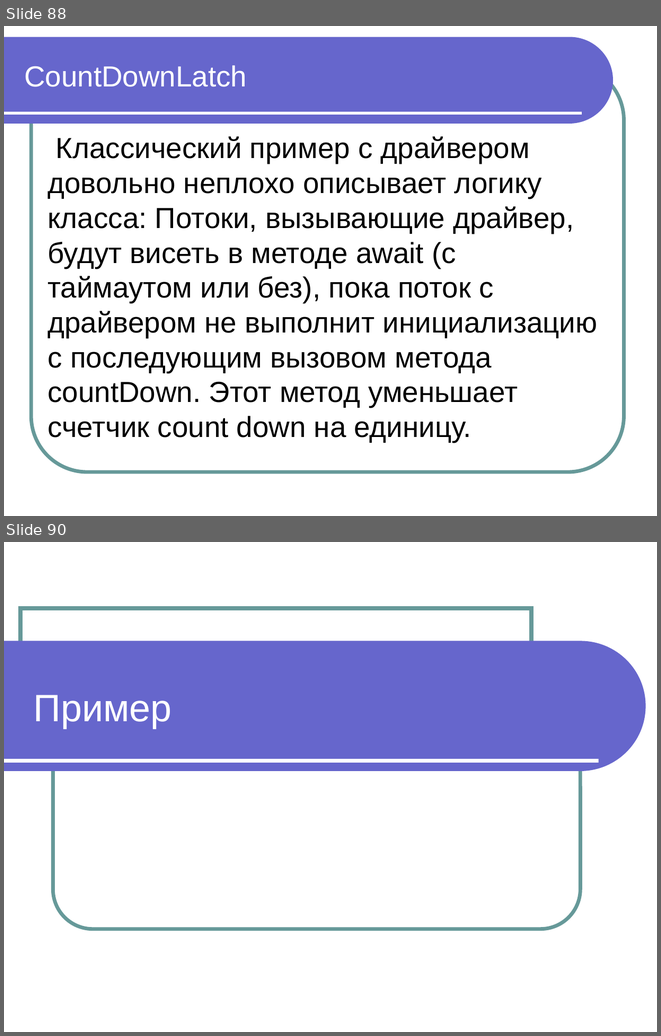
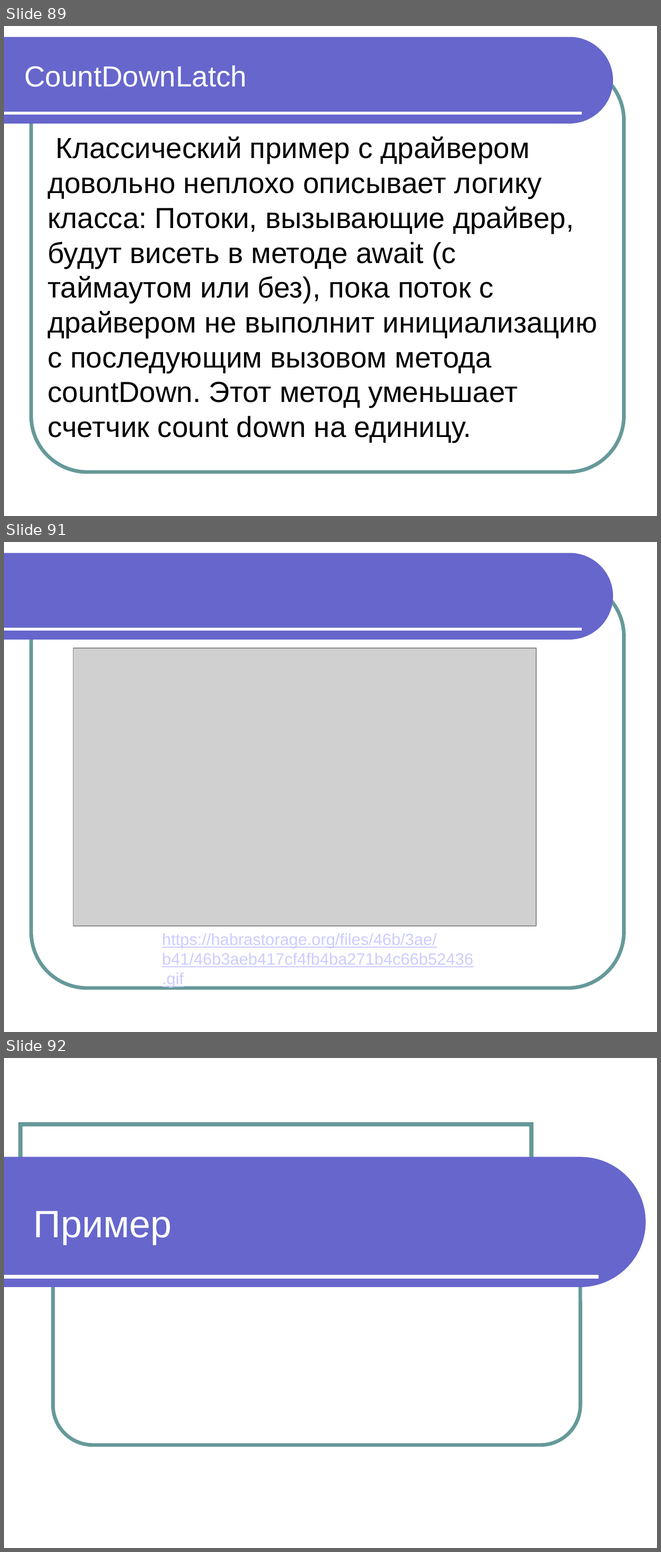
Before and after one commit to maxchv/JavaLessons, a slide deck: Lesson15/Modul 11 Vychislitelnye potoki.pptx. Shown one above the other, each under a label of ours: slides 88 and 90 before the commit, slides 89, 91 and 92 after it; the slides between them are not shown. The pictures are 661x1036 and 661x1552 pixels, drawn with LibreOffice and Linux fonts; fonts in the diff are those of the drawing; grey boxes stand for pictures. Boxes give left, top, right and bottom in pixels: in the first picture for what was removed or moved away, otherwise in the second. Text is boxed around its words. In the diff, an @@ line names an element or a change of style, - is before the commit and + after.

```diff
--- a/Lesson15/Modul 11 Vychislitelnye potoki.pptx
+++ b/Lesson15/Modul 11 Vychislitelnye potoki.pptx
@@ slide 91 added at <box>4,542,657,1032</box>, background #FFFFFF; not listed: 3 template elements that a slide beside it also shows @@
@@ picture added at <box>73,648,536,925</box> @@
@@ text added at <box>162,933,473,987</box>, 18 pt, text #CCCCFF, underline @@
+https://habrastorage.org/files/46b/3ae/b41/46b3aeb417cf4fb4ba271b4c66b52436.gif
@@ what was slide 88 is now slide 89 @@
@@ what was slide 90 is now slide 92 @@
```
Also in this commit, not shown: 5 slides changed, 2 other slides added, 1 other file.
